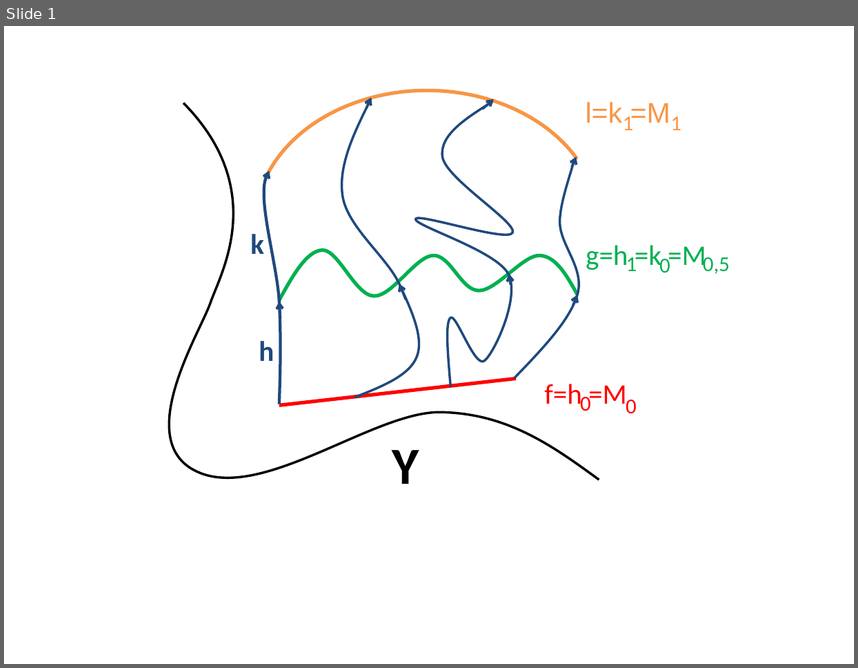
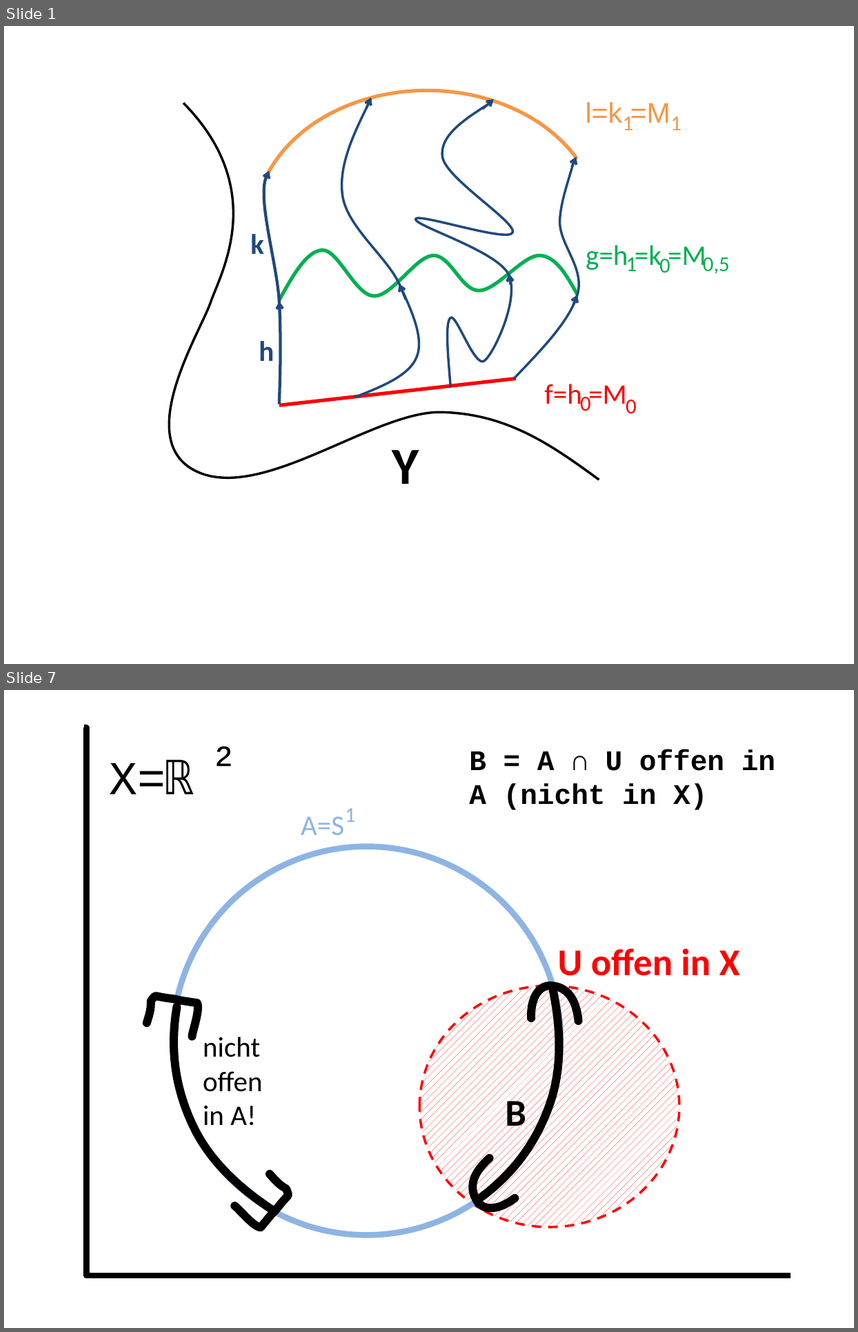
Before and after one commit to lutteropp/GeoTopo, a slide deck: images/Bilder.pptx. Shown one above the other, each under a label of ours: slide 1 before the commit, slides 1 and 7 after it; the slides between them are not shown. The pictures are 858x668 and 858x1332 pixels, drawn with LibreOffice and Linux fonts; fonts in the diff are those of the drawing. Boxes give left, top, right and bottom in pixels: in the first picture for what was removed or moved away, otherwise in the second. Text is boxed around its words. In the diff, an @@ line names an element or a change of style, - is before the commit and + after.

```diff
--- a/images/Bilder.pptx
+++ b/images/Bilder.pptx
@@ slide 7 added at (4,690,854,1328), background #FFFFFF @@
@@ group added at (84,727,791,1275): 8 texts, 6 freeform shapes, 2 ellipses, 1 elbow line @@
+X=ℝ
+²
+A=S
+1
+B
+U offen in X
+nicht offen in A!
+B = A ∩ U offen in A (nicht in X)
```
Also in this commit, not shown: 11 other slides added, 13 other files.
